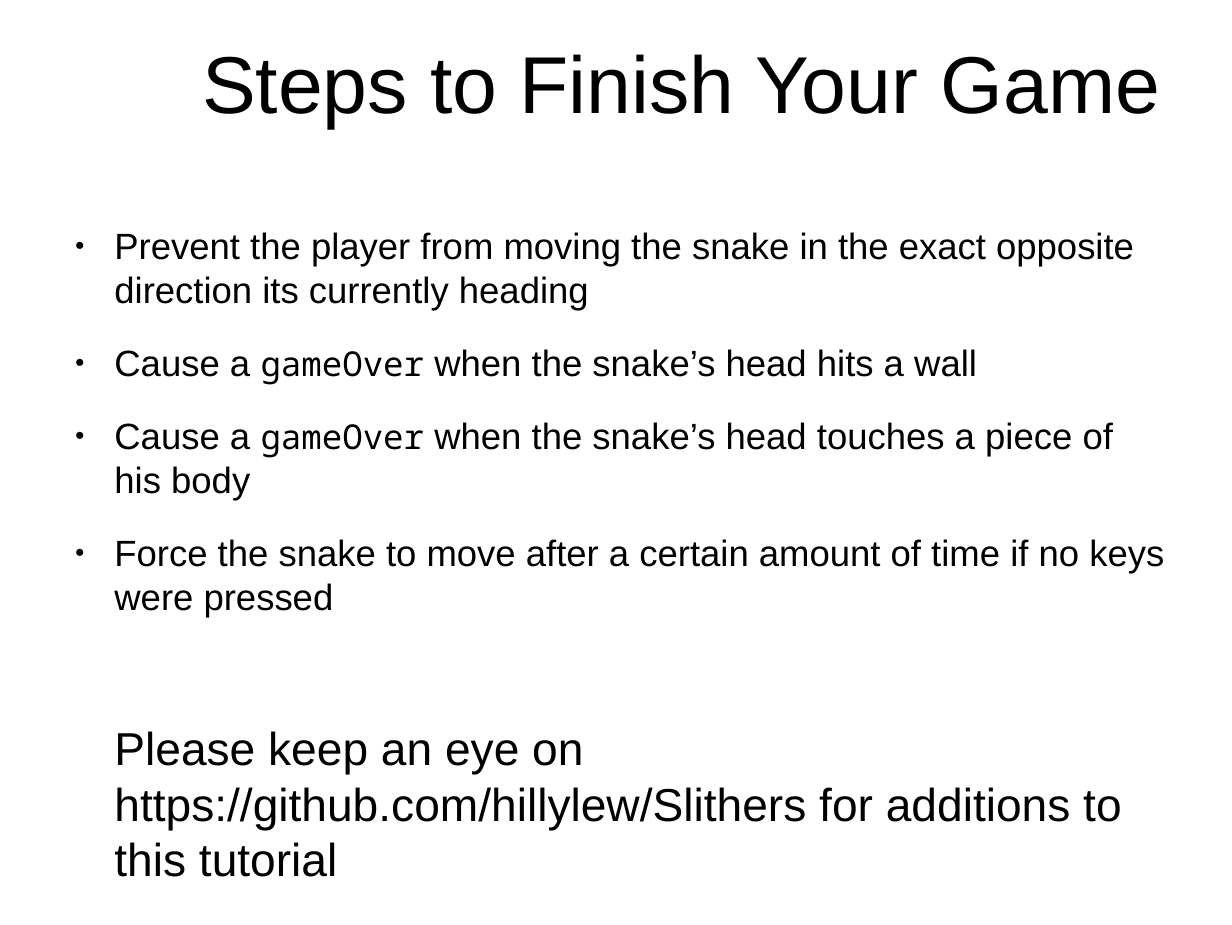
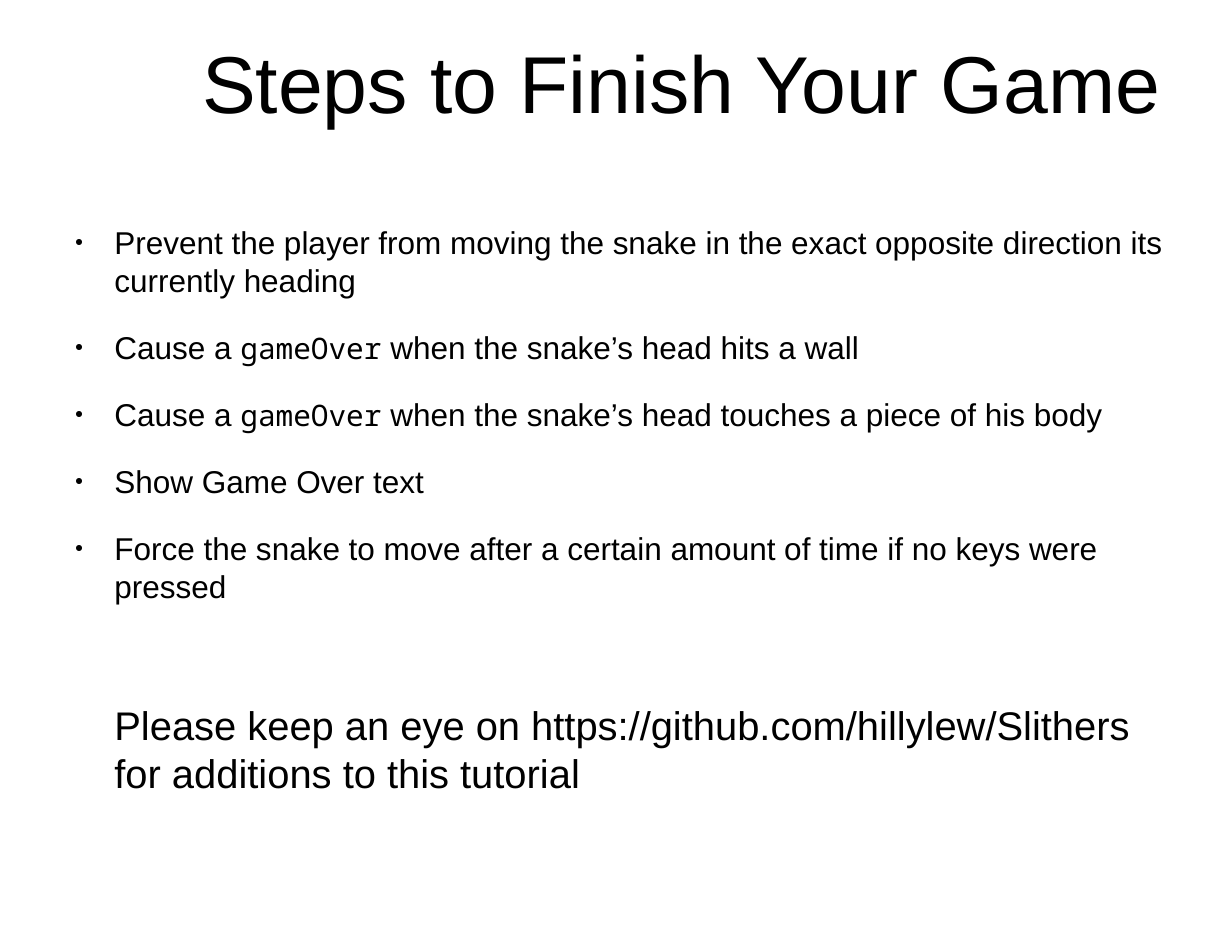
Before and after one commit to originalgrego/Slithers, a slide deck: slide 32 of Slithers - Explorathon 2018.odp (slide 26 before the commit). Drawn at 1232x925 pixels with LibreOffice and Linux fonts; fonts in the diff are those of the drawing; background and template pictures are left out. Boxes give left, top, right and bottom in pixels: in the first picture for what was removed or moved away, otherwise in the second. Text is boxed around its words. In the diff, an @@ line names an element or a change of style, - is before the commit and + after.

```diff
--- a/Slithers - Explorathon 2018.odp
+++ b/Slithers - Explorathon 2018.odp
@@ text at bbox=[114, 231, 1162, 749]: size 23.5 to 20.3 pt in "Prevent the player from moving the snake ...", "Cause a when the snake’s head hits ...", "Cause a when the snake’s head touches ...", "Force the snake to move after a ..."; size 22 to 19 pt in "gameOver", "gameOver"; size 29.7 to 25.6 pt in "Please keep an eye on https://github.com/hillylew/Slithers f ..." @@
@@ text at bbox=[114, 470, 424, 494]: paragraph added @@
+● Show Game Over text
```
Also in this commit, not shown: 11 other slides changed, 7 slides added, 1 slide removed, 6 other files.
